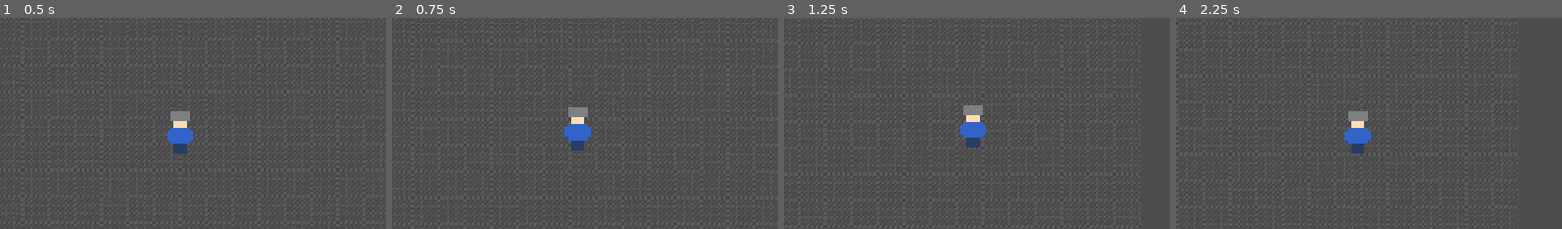
Above: before the commit, frames 1-4 (left to right).
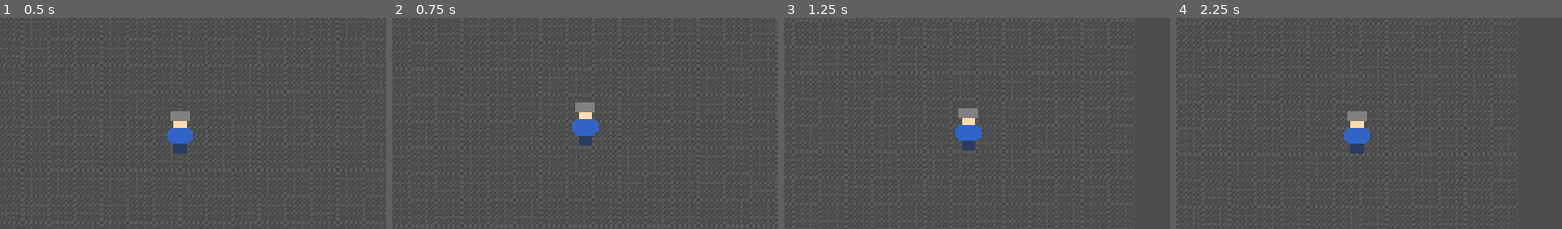
Above: after the commit, the same moments.

Repository: adamant3/roguelike-dungeon-crawler
Game: Godot game, scene res://scenes/main.tscn
Two runs of this game, one before a commit and one after it. Both use one fixed random seed, a clock stepped at 60 frames per second and the inputs below.
Inputs (mouse positions are % of the whole screen's width and height, from its top left):
- Up to frame 1 (0.5 s): no input
- Up to frame 2 (0.75 s): tap Enter at 0.5 s; drag from (3, 93) to (61, 25) at 0.52 s
- Up to frame 3 (1.25 s): no input
- Up to frame 4 (2.25 s): drag from (30, 53) to (45, 69) at 1.27 s; tap Space at 2 s; move the mouse to (61, 25) at 2.02 s; hold D (move_right) from 2.03 s (still down)
The pictures show only the part of the screen within x 27-77%, y 21-71%; the shares and areas given below are measured in that part.

Frame 1 is identical in both runs. In frame 2, 1.1% of the frame differs, in the area x 44-54%, y 40-63%; in frame 3, 0.7%; in frame 4, less than 0.1%.

Commit message:
Refactor player movement for instant response

Diff:
--- a/scripts/player/player_movement.gd
+++ b/scripts/player/player_movement.gd
@@ -1,20 +1,18 @@
 extends CharacterBody2D
 
 @export var speed: float = 200.0
-var smooth_move_vector := Vector2.ZERO
-var smoothing := 0.2 # Lower = more instant, higher = smoother; try 0.1–0.3
 
+# For instant movement with snap (recommended for most games)
 func get_input_vector() -> Vector2:
 	var x_input = Input.get_action_strength("move_right") - Input.get_action_strength("move_left")
 	var y_input = Input.get_action_strength("move_down") - Input.get_action_strength("move_up")
 	return Vector2(x_input, y_input)
 
 func _physics_process(_delta):
-	var target = get_input_vector()
-	smooth_move_vector = smooth_move_vector.lerp(target, smoothing)
-	if smooth_move_vector.length() > 0:
-		var direction = smooth_move_vector.normalized()
-		velocity = direction * speed * smooth_move_vector.length()
+	var move_vector = get_input_vector()
+	if move_vector.length() > 0:
+		move_vector = move_vector.normalized()
+		velocity = move_vector * speed
 	else:
 		velocity = Vector2.ZERO
 	move_and_slide()
